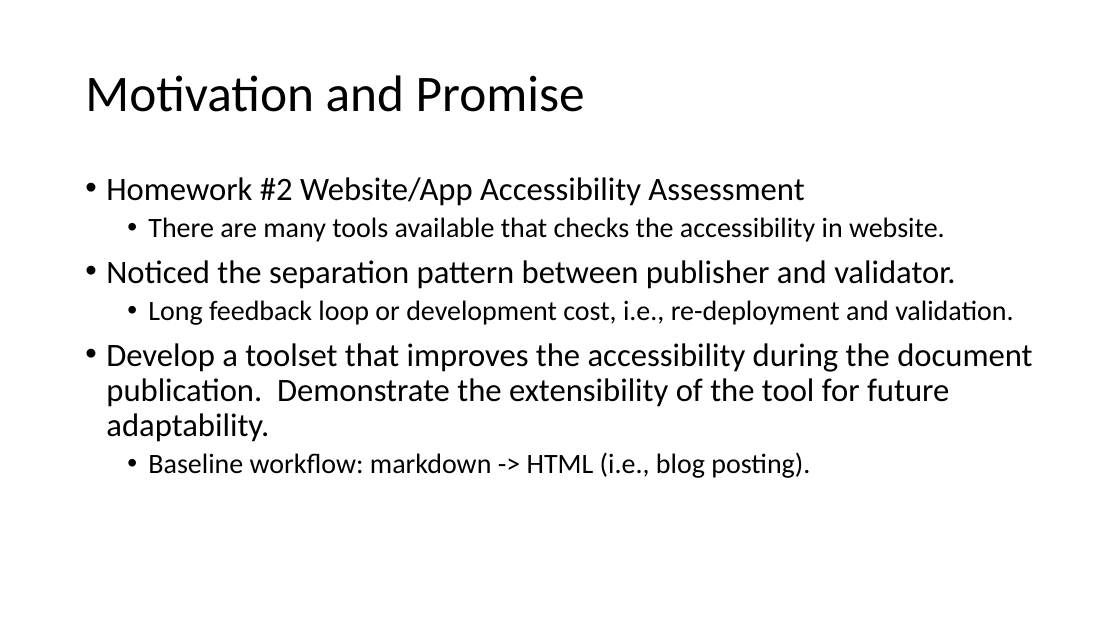
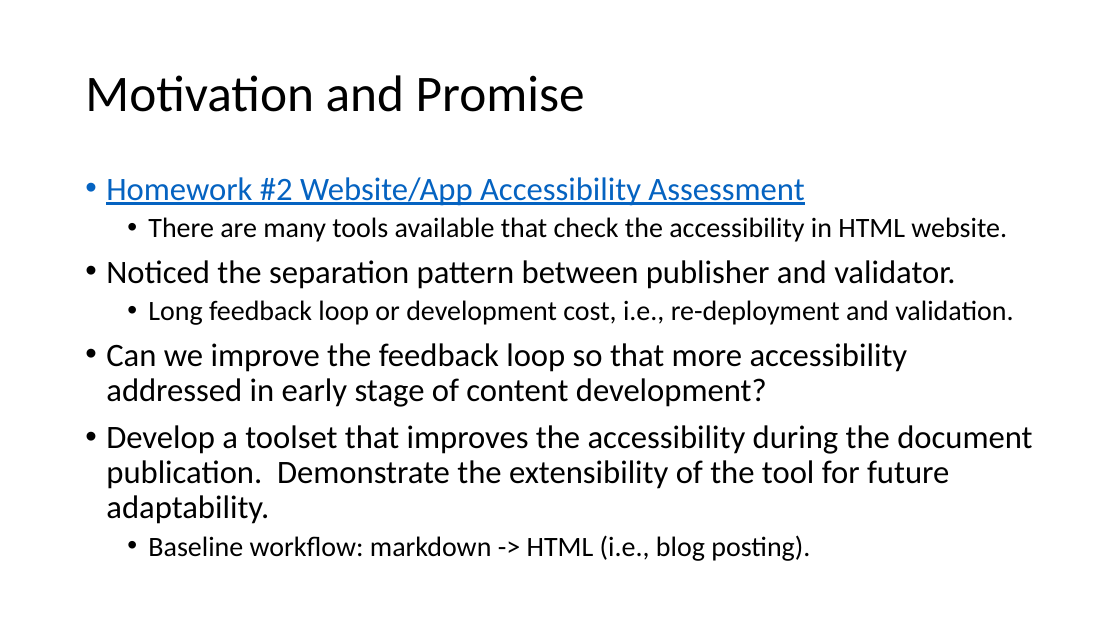
Before and after one commit to jaedong98/accessibility4md, a slide deck: slide 2 of docs/Accessibility4md.pptx. Drawn at 1120x630 pixels with LibreOffice and Linux fonts; fonts in the diff are those of the drawing. Boxes give left, top, right and bottom in pixels: in the first picture for what was removed or moved away, otherwise in the second. Text is boxed around its words. In the diff, an @@ line names an element or a change of style, - is before the commit and + after.

```diff
--- a/docs/Accessibility4md.pptx
+++ b/docs/Accessibility4md.pptx
@@ text at <box>106,177,804,206</box>: text colour #000000 to #0563C1, underline on in "Homework #2 Website/App Accessibility Assessment" @@
@@ text at <box>148,217,1007,242</box>: text changed @@
-  • There are many tools available that checks the accessibility in website.
+  • There are many tools available that check the accessibility in HTML website.
@@ text at <box>106,343,908,407</box>: paragraph added @@
+• Can we improve the feedback loop so that more accessibility addressed in early stage of content development?
```
Also in this commit, not shown: 5 other slides changed, 1 slide added, 1 other file.
